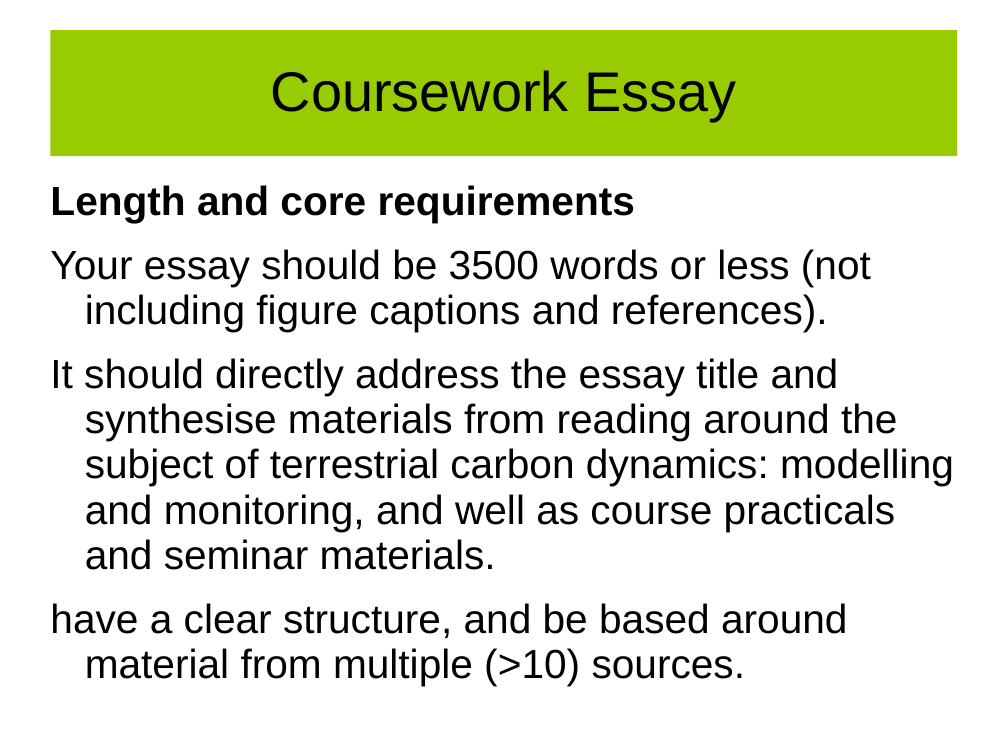
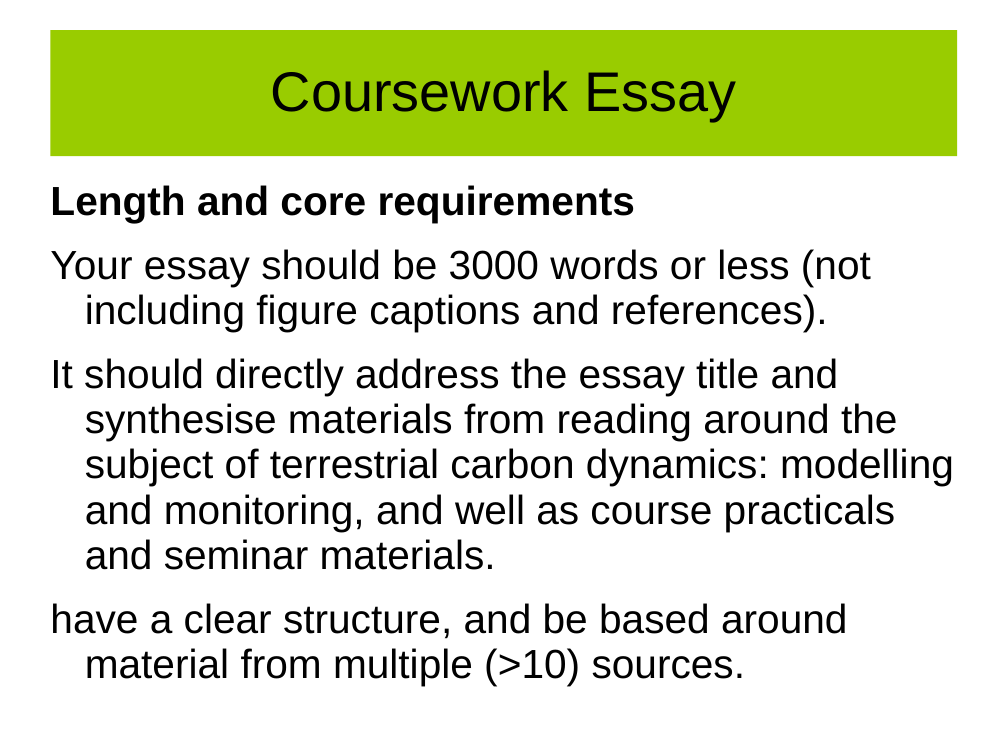
Before and after one commit to UCL-EO/geog0133, a slide deck: slide 8 of docs/ppt/GEOG0113-001.pptx. Drawn at 1008x756 pixels with LibreOffice and Linux fonts; fonts in the diff are those of the drawing; background and template pictures are left out. Boxes give left, top, right and bottom in pixels: in the first picture for what was removed or moved away, otherwise in the second. Text is boxed around its words. In the diff, an @@ line names an element or a change of style, - is before the commit and + after.

Commit message:
Lecture 1 ppts

```diff
--- a/docs/ppt/GEOG0113-001.pptx
+++ b/docs/ppt/GEOG0113-001.pptx
@@ text at (x1=50, y1=249, x2=871, y2=332): text changed @@
-Your essay should be 3500 words or less (not including figure captions and references).
+Your essay should be 3000 words or less (not including figure captions and references).
```
Also in this commit, not shown: 7 other slides changed.
